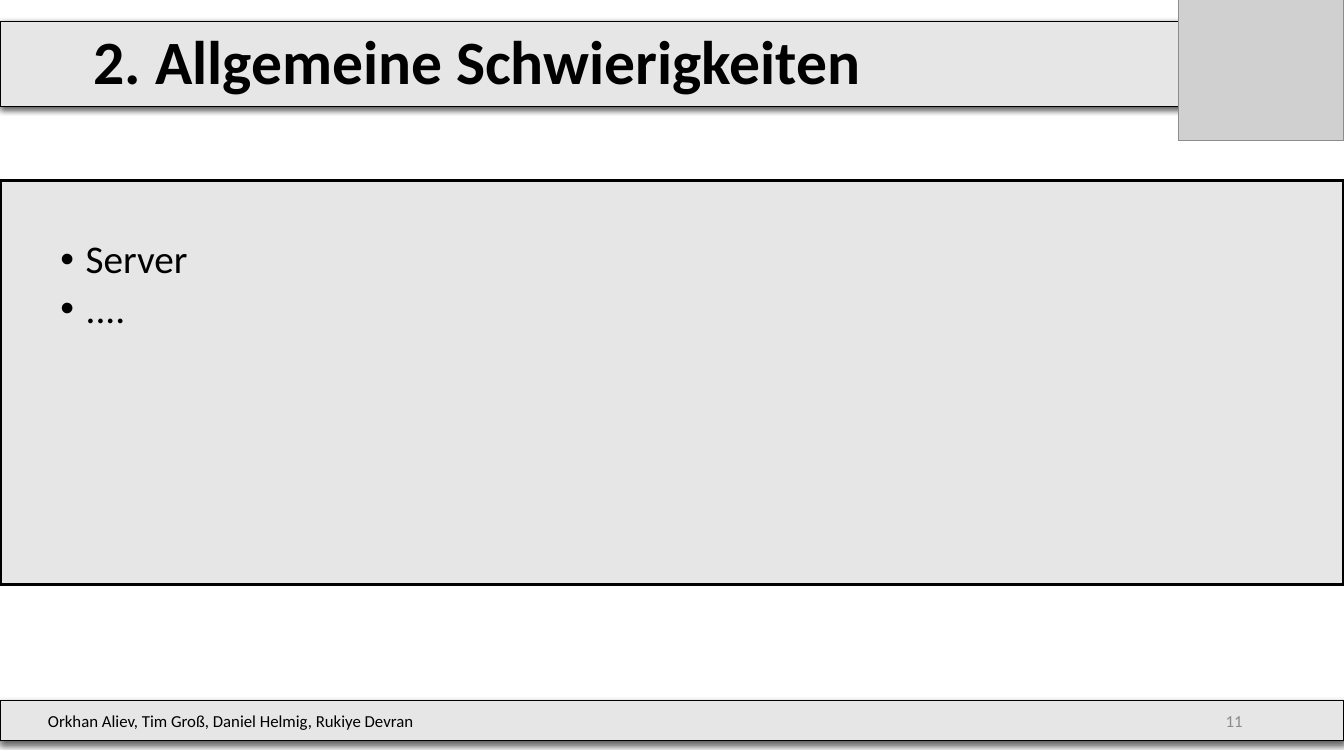
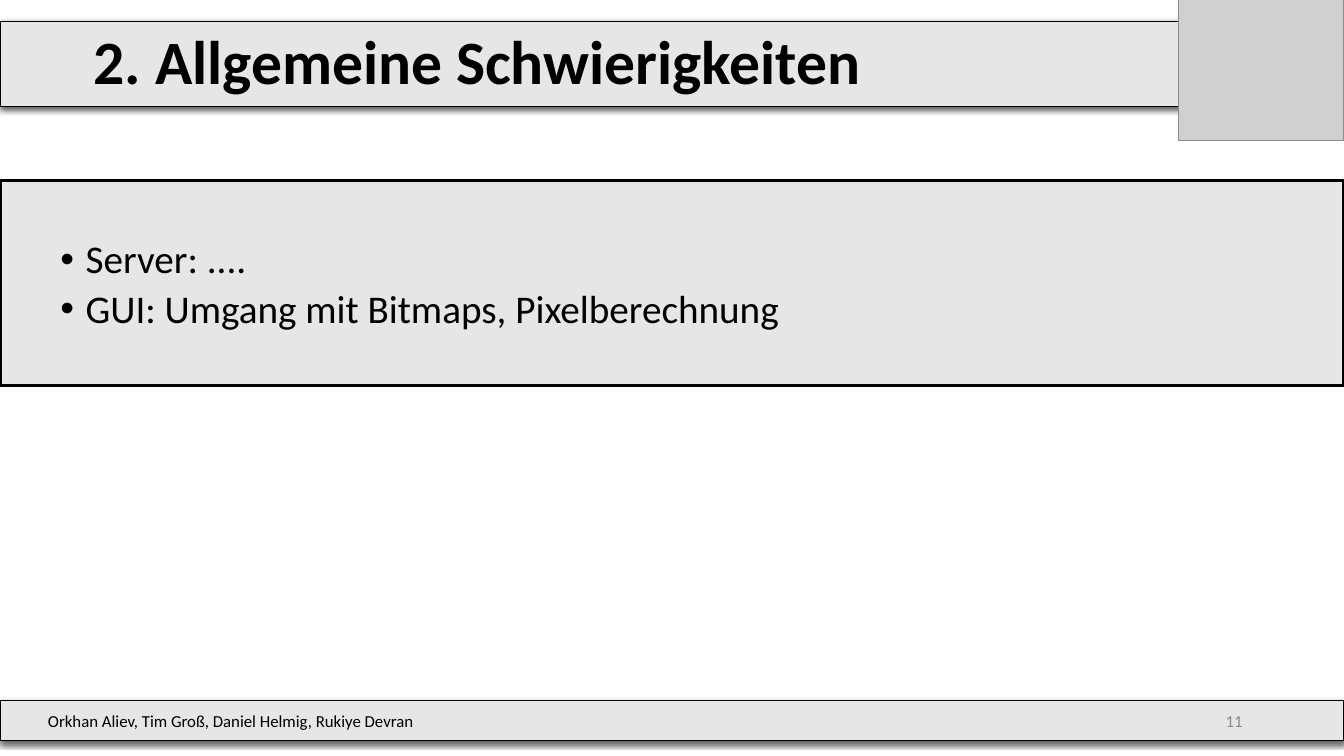
Before and after one commit to DrMopiti/pse, a slide deck: slide 10 of Abschlusspräsentation/Abschlusspräsentation.pptx (slide 11 before the commit). Drawn at 1344x756 pixels with LibreOffice and Linux fonts; fonts in the diff are those of the drawing; grey boxes stand for pictures; background and template pictures are left out. Boxes give left, top, right and bottom in pixels: in the first picture for what was removed or moved away, otherwise in the second. Text is boxed around its words. In the diff, an @@ line names an element or a change of style, - is before the commit and + after.

```diff
--- a/Abschlusspräsentation/Abschlusspräsentation.pptx
+++ b/Abschlusspräsentation/Abschlusspräsentation.pptx
@@ text "Server: ...." resized from (x1=0, y1=180, x2=1344, y2=585) to (x1=0, y1=180, x2=1344, y2=385) @@
@@ text at (x1=86, y1=247, x2=778, y2=330): text changed @@
-  • Server
-  • ....
+  • Server: ....
+  • GUI: Umgang mit Bitmaps, Pixelberechnung
```
Also in this commit, not shown: 7 other slides changed, 1 slide removed.
